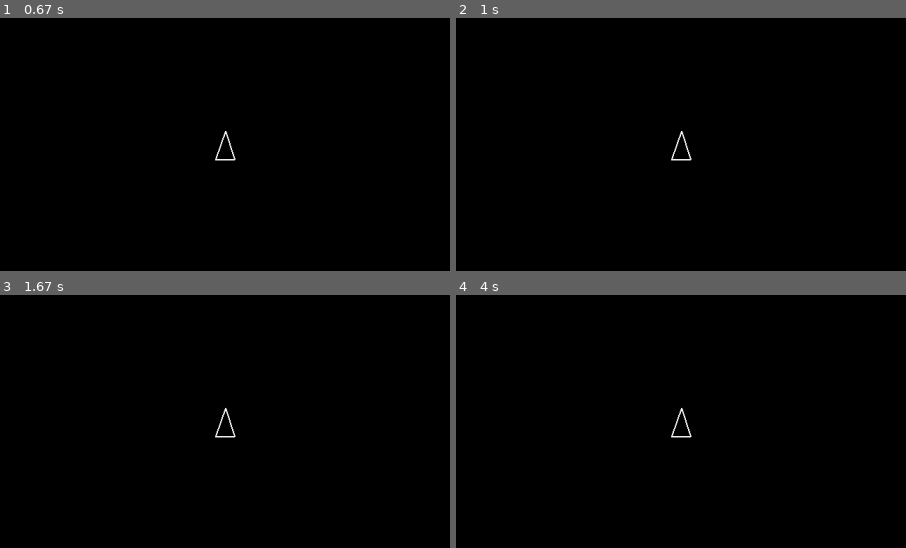
Above: before the commit, frames 1-4 (two rows, left to right).
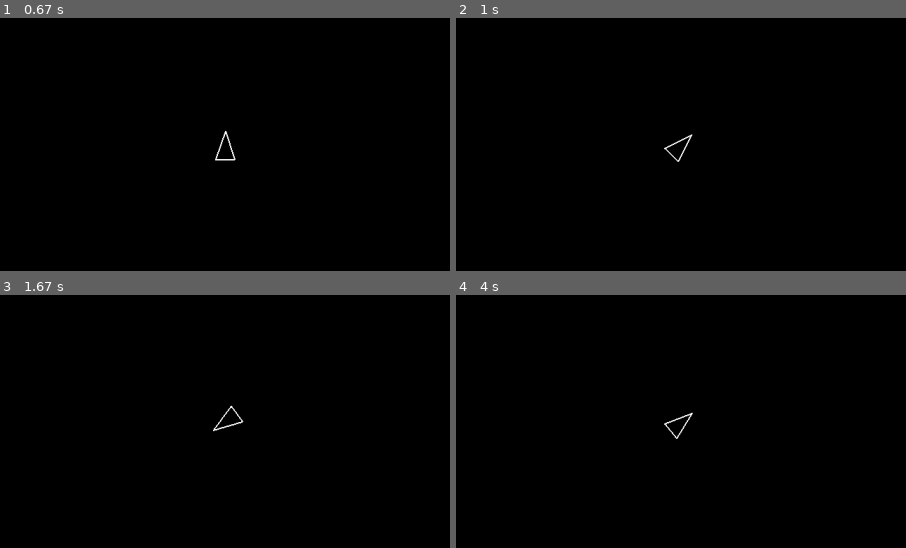
Above: after the commit, the same moments.

Repository: paulhunter/pygame-asteroids
Game: pygame game, started from main.py
Same seed, same stepped clock (60 frames per second), same inputs: the game is played once before the commit and once after it.
Inputs:
- Up to frame 1 (0.67 s): hold A from 0.33 s (still down); hold Right from 0.33 s (still down)
- Up to frame 2 (1 s): release A at 0.8 s; release Right at 0.8 s; hold Right from 0.83 s (still down)
- Up to frame 3 (1.67 s): release Right at 1.3 s; hold D from 1.33 s (still down)
- Up to frame 4 (4 s): release D at 1.8 s; hold Left 1.83-2.37 s; hold A 2.4-2.8 s; hold Right 2.83-3.47 s; hold A 3.5-3.97 s
The pictures show only the part of the screen within x 25-75%, y 25-75%; the shares and areas given below are measured in that part.

Frame 1 is identical in both runs. In frame 2, 0.2% of the frame differs, in the area x 46-53%, y 44-57%; in frame 3, 0.2%; in frame 4, 0.3%.

Commit message:
code tidy, player rotation on key press, update in game loop

Diff:
--- a/constants.py
+++ b/constants.py
@@ -1,9 +1,11 @@
 SCREEN_WIDTH = 1280
 SCREEN_HEIGHT = 720
 
-ASTEROID_MIN_RADIUS = 20 #pixels
-ASTEROID_KINDS = 3 #Stages/Sizes of Asteroids
-ASTEROID_SPAWN_RATE = 0.8 #Interval, seconds
-ASTEROID_MAX_RADIUS = ASTEROID_KINDS * ASTEROID_MIN_RADIUS
+
+ASTEROID_KINDS = 3 # Stages/Sizes of Asteroids
+ASTEROID_SPAWN_RATE = 0.8 # Interval, seconds
+ASTEROID_MIN_RADIUS = 20 # pixels
+ASTEROID_MAX_RADIUS = ASTEROID_KINDS * ASTEROID_MIN_RADIUS # pixels
 
 PLAYER_RADIUS = 20 # pixels
+PLAYER_TURN_SPEED = 300 # degrees per second
--- a/main.py
+++ b/main.py
@@ -53,6 +53,7 @@
 
         # Draw the Player on Screen
         player.draw(screen)
+        player.update(dt)
 
         # Refresh the display
         pygame.display.flip()
--- a/player.py
+++ b/player.py
@@ -8,7 +8,7 @@
 
 import pygame
 from circleshape import CircleShape
-from constants import PLAYER_RADIUS
+from constants import PLAYER_RADIUS, PLAYER_TURN_SPEED
 
 class Player(CircleShape):
 
@@ -31,10 +31,20 @@
         return [a, b, c]
 
 
+    def rotate(self, dt):
+        self.rotation = (self.rotation + (PLAYER_TURN_SPEED * dt)) % 360
+
+# circleshape overrides
+
     def draw(self, screen):
         pygame.draw.polygon(screen, "white", self.triangle(), 2)
 
 
     def update(self, dt):
-        # TODO - Implement
-        pass
+        keys = pygame.key.get_pressed()
+
+        if keys[pygame.K_a] or keys[pygame.K_LEFT]:
+            self.rotate(-dt)
+
+        if keys[pygame.K_d] or keys[pygame.K_RIGHT]:
+            self.rotate(dt)
